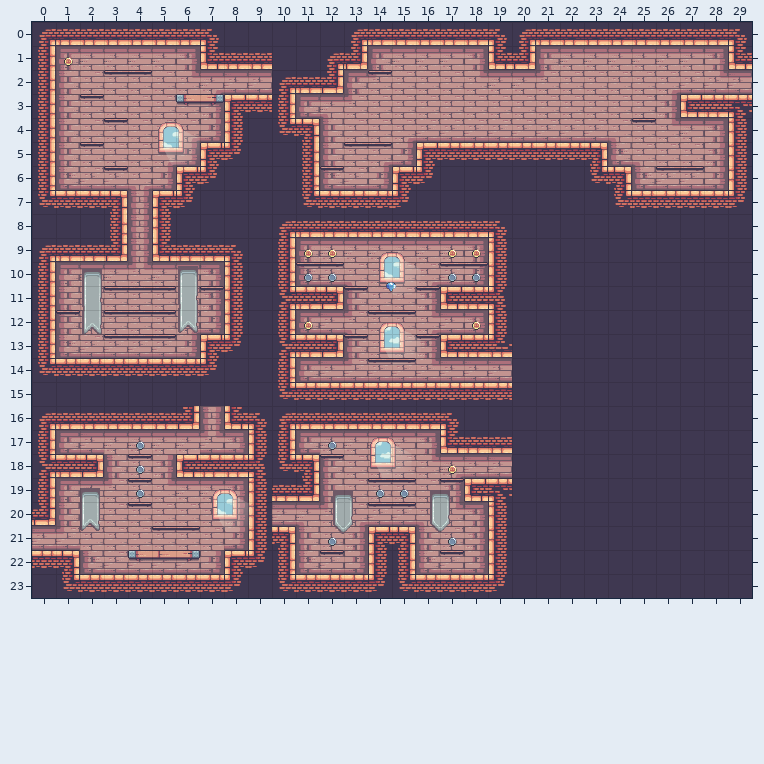
Tiled map: world/maps/level_1_inwork.tmx. Above: the version before the commit.
Cells are 32x32 px. Shown: x 0..29, y 0..23.
The result:
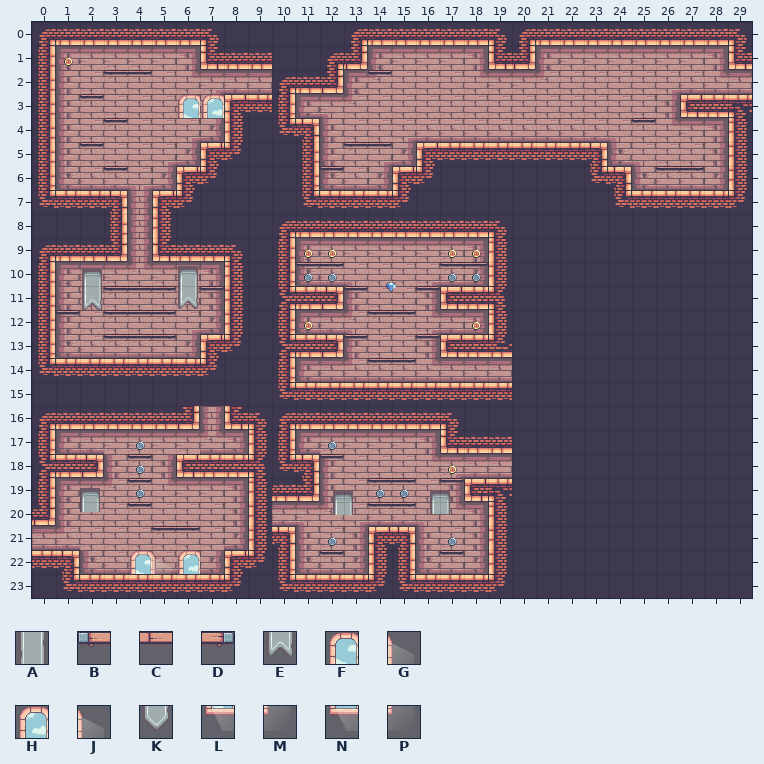
Key: from "gfx_castle_decorations": A 5, B 6, C 7, D 8, E 10, F 11, G 12, H 13, J 14, K 15, L 16, M 17, N 18, P 19.
Objects are placed by their top-left corner, in cells (3,4 is the top-left corner of cell 3,4); size is 1x1 cell unless given.
The commit says: added a few more sprities (mostly common items and castle decorations
Change:
{"where": "layer \"lvl_1_mood\""}
{"was": "A at 6,11.2", "now": "E at 6,11.2"}
{"was": "A at 2,11.2", "now": "E at 2,11.2"}
{"was": "F at 5.2,4.2"}
{"was": "G at 6.2,4.2"}
{"was": "L at 5.2,5.2"}
{"was": "M at 6.2,5.2"}
{"was": "F at 14.4,9.6"}
{"was": "G at 15.4,9.6"}
{"was": "L at 14.4,10.6"}
{"was": "M at 15.4,10.6"}
{"was": "E at 6,12.2"}
{"was": "E at 2,12.2"}
{"was": "H at 14.4,12.5"}
{"was": "J at 15.4,12.5"}
{"was": "N at 14.4,13.5"}
{"was": "P at 15.4,13.5"}
{"was": "H at 14,17.3"}
{"was": "J at 15,17.3"}
{"was": "N at 14,18.3"}
{"was": "P at 15,18.3"}
{"was": "F at 7.4,19.5"}
{"was": "G at 8.4,19.5"}
{"was": "E at 1.9,20.4"}
{"was": "L at 7.4,20.5"}
{"was": "M at 8.4,20.5"}
{"was": "K at 16.5,20.5"}
{"was": "K at 12.5,20.5"}
{"where": "layer \"lvl_1_obj\""}
{"was": "B at 6,3", "now": "F at 6,3"}
{"was": "D at 7,3", "now": "H at 7,3"}
{"was": "D at 6,22", "now": "H at 6,22"}
{"was": "C at 5,22", "now": "G at 5,22"}
{"was": "B at 4,22", "now": "F at 4,22"}
